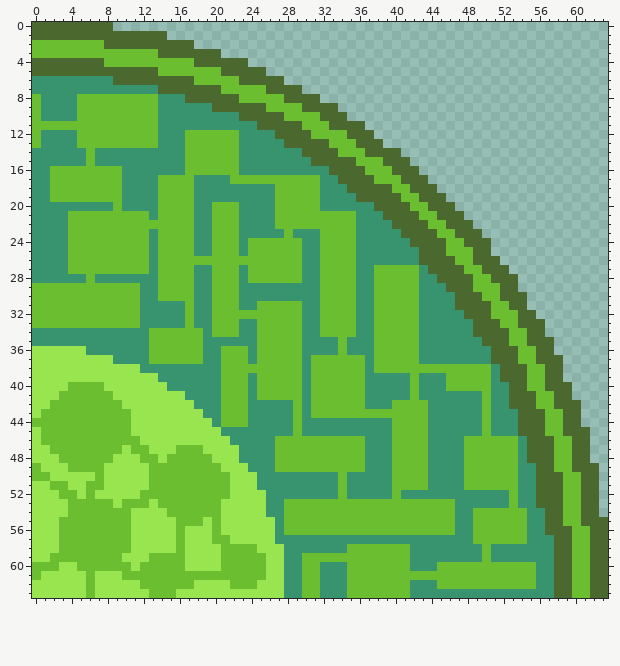
Two states of a pixel-art file, Aseprite/base1.aseprite. The picture above was drawn from the file before the commit.
64x64 pixels, 1 frame.
After:
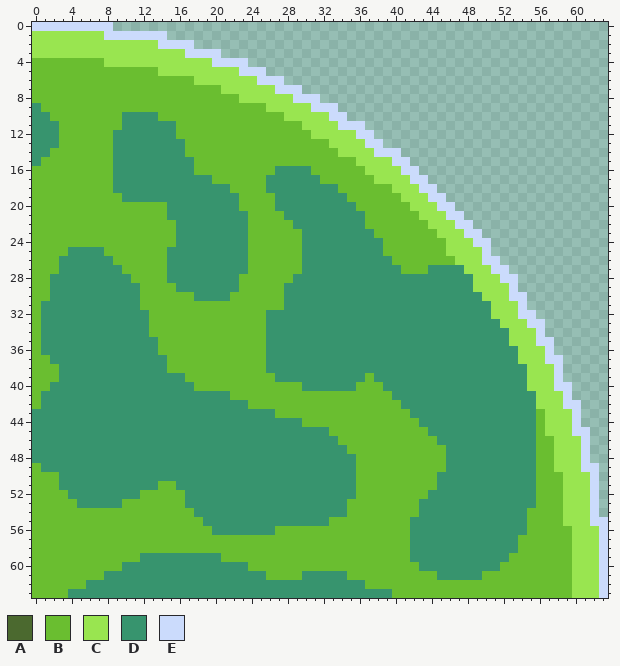
Palette (. is transparent): A #4b692f  B #6abe30  C #99e550  D #37946e  E #cbdbfc
What changed:
Changed rows in their new state; - is an unchanged pixel.
first column x 0:
 0 EEEEEEEEE-------------------------------------------------------
 1 CCCCCCCCEEEEEEE-------------------------------------------------
 2 CCCCCCCCCCCCCCEEEE----------------------------------------------
 3 CCCCCCCCCCCCCCCCCEEEE-------------------------------------------
 4 BBBBBBBBCCCCCCCCCCCCEEEE----------------------------------------
 5 BBBBBBBBBBBBBBCCCCCCCCCEEE--------------------------------------
 6 BBBBBBBBBBBBBBBBBBCCCCCCCEEE------------------------------------
 7 BBBBBBBBBBBBBBBBBBBBBCCCCCCEEE----------------------------------
 8 -BBBB---------BBBBBBBBBCCCCCCEEE--------------------------------
 9 DBBBB---------BBBBBBBBBBBBCCCCCEEE------------------------------
10 D-BBB-----DDDDBBBBBBBBBBBBBBCCCCCEE-----------------------------
11 DDD-------DDDD--BBBBBBBBBBBBBBCCCCEEE---------------------------
12 D--BB----DDDDD--B------BBBBBBBBCCCCCEE--------------------------
13 D--BB----DDDDD---------BBBBBBBBBBCCCCEE-------------------------
14 --BBBB-BB--------------BBBBBBBBBBBCCCCEEE-----------------------
15 -BBBBB-BB--------D-----BBBBBBBBBBBBBCCCCEE----------------------
16 BB-------D-------D-----BBBB----BBBBBBCCCCEE---------------------
17 BB-------D----DDDD--BB----DDDDDDBBBBBBCCCCEE--------------------
18 BB-------D----DDDD----BBBB-DDDDD--BBBBBBCCCEE-------------------
19 BB------------DDDD-----BBBBDDDDD---BBBBBBCCCEE------------------
20 BBBBBBBBB-BBBB-DDD--DDDBBBBDDDDD----BBBBBBCCCEE-----------------
21 BBBB---------B-DDD--DDD-BBB-DDDDDDDD-BBBBBBCCCEE----------------
22 BBBB------------DD--DDD-BBB--DDDDDDD-BBBBBBBCCCEE---------------
23 BBBB---------B--DD--DDD-BBBB-B--DDDD--BBBBBBBCCCEE--------------
24 BBBB---------B--DD--DDD---------DDDD---BBBBBBBCCCEE-------------
25 BBBBDDDD-----B-DDD--DDD---------DDDD---BBBBBBBCCCCE-------------
26 BBB-DDDDD----B-DDDDDDDDD--------DDDD----BBBBBBBCCCEE------------
27 BBB-DDDDDD---B-DDD--DDD---------DDDD--DDD--BDDDDCCCEE-----------
28 BB----D----BBB-DDD--DDDB-----D--DDDD--DDDDD--DDDDCCCEE----------
29 --DDDDDDDDDDBB--DD--DDDBBBBB----DDDD--DDDDD---DDDCCCCE----------
30 --DDDDDDDDDDBB------DD-BBBBB----DDDD--DDDDD----DDDCCCEE---------
31 -DDDDDDDDDDDBBBBB-BB---BB---DD--DDDD--DDDDD----DDDDCCCE---------
32 -DDDDDDDDDDD-BBBB-BB------DDDD--DDDD--DDDDD-----DDDCCCEE--------
33 -DDDDDDDDDDD-BBBB-BB---BB-DDDD--DDDD--DDDDD------DDDCCCEE-------
34 B------------------B---BB-DDDD--DDDD--DDDDD------DDDDCCCE-------
35 B------------D-----BBBBBB-DDDD----D---DDDDD-------DDDCCCEE------
36 BDDDDD-------D-----BB---B-DDDD----D---DDDDD--------DDDCCCE------
37 BBDDDDDDD----DD----BB---B-DDDD-DDDDDD-DDDDD--------DDDCCCEE-----
38 BBBDDDDDDDDD---BBBBBB-----DDDD-DDDDDD-DDDDDDDDDDDDD-DDDCCCE-----
39 BBBDDDDDDDDDDD---BBBB---B--DDD-DDDDDDB----D---DDDDD-DDDCCCE-----
40 BBDDDDDDDDDDDDD---BBB---B------DDDDD-BB---D---DDDDD--DDCCCEE----
41 BDDDDDDDDDDDDDDDD----D--B-----B------BBB--D-------D--DDDCCCE----
42 BDDDDDDDDDDDDDDDDD---DDDBBBBB-B------BBB-DDD------D--DDDCCCEE---
43 DDDDDDDDDDDDDDDDDDD--DDD---BB-B-----------DD------D---DDBCCCE---
44 DDDDDDDDDDDDDDDDDDDD-DDD-----DBBBBBBBBBB---D------D---DDBCCCE---
45 DDDDDDDDDDDDDDDDDDDDD--------D---BBBBBBB----------D---DDBCCCEE--
46 DDDDDDDDDDDDDDDDDDDDDD-----DDDDDDD---BBB----B---DDDDDD-DBBCCCE--
47 DDDDDDDDDDDDDDDDDDDDDDD----DDDDDDDD--BBB----BB--DDDDDD-DBBCCCE--
48 DDDDDDDDDDDDDDDDDDDDDDD----DDDDDDDDD-BBB----BB--DDDDDD-DBBCCCE--
49 -DDDDDDDDDDDDDDDDDDDDDDD---DDDDDDDDD-BBB----BB--DDDDDD--BBCCCEE-
50 --BDDDDDDDDDDDDDDDDDDDDDD---------D-BBBB----B---DDDDDD--BBBCCCE-
51 BB-DDDDDDDDDDD--DDDDDDDDD---------D-BBBB----B---DDDDDD--BBBCCCE-
52 BBB-DDDDDDDD-----DDDDDDDDD--------D-BBBB-BBB---------D--BBBCCCE-
53 BBBB-DDDDD---B---DDDDDDDDD--DDDDDDD--------DDDD------D--BBBCCCE-
54 BBBB-------BBBB---DDDDDDDD--DDDDDDD--------DDDD--DDDDDDBBBBCCCE-
55 BBB--------BBBBB---DDDDDDDD-DDDDD---------DDDDD--DDDDDDBBBBCCCEE
56 BBB--------BBBBB-BBBDDDDDDDB--------------DDDDD--DDDDDDBBBBBCCCE
57 BBB--------BBBBB-BBB--BBBBBBBBBBBBBBBBBBBB-------DDDDD-BBBBBCCCE
58 BBB--------BBBBB-BBBB----BBBBBBBBBB---------------D---BBBBBBCCCE
59 BB--------BBDDDDDDDDD-----BBBB--------------------D--BBBBBBBCCCE
60 ---BB-----DDDDDDDDDDDDDD--BBBB--BBB-------B--DDDDDDD----BBBBCCCE
61 -BBBBB-BDDDDDDDDDDDDDDDDDDBBBBDD-------------DDDDD------BBBBCCCE
62 BBBBBBDDDDDDDDDDDDDDDDDDDDDD--DD---DD-----BBB-----------BBBBCCCE
63 BBBBDDDDDDDDDDDDDDDDDDDDDDDD--DD---DDDDD--BBBBBBBBBBBBBBBBBBCCCE
